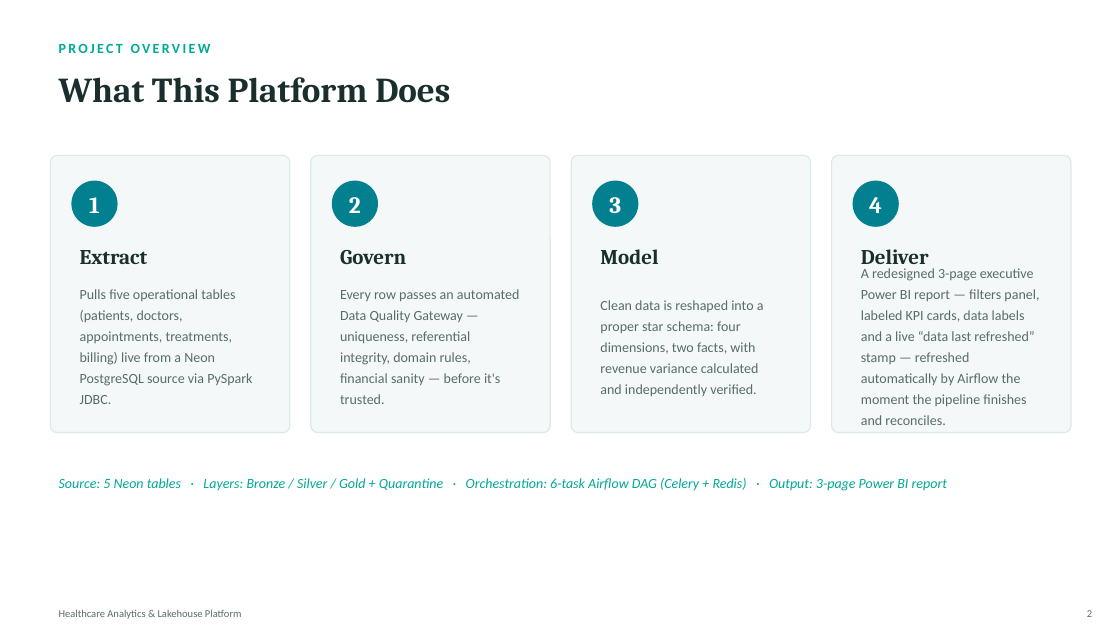
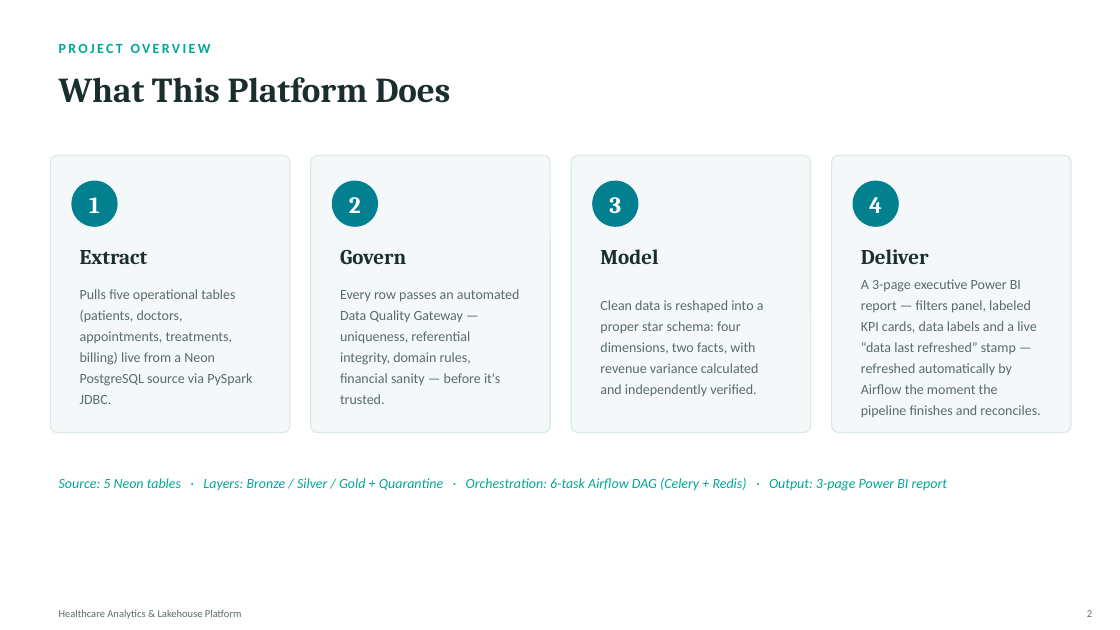
Before and after one commit to moabdoamer123-cmd/healthcare-analytics-lakehouse, a slide deck: slide 2 of Healthcare_Analytics_Lakehouse_Presentation.pptx. Drawn at 1120x630 pixels with LibreOffice and Linux fonts; fonts in the diff are those of the drawing. Boxes give left, top, right and bottom in pixels: in the first picture for what was removed or moved away, otherwise in the second. Text is boxed around its words. In the diff, an @@ line names an element or a change of style, - is before the commit and + after.

```diff
--- a/Healthcare_Analytics_Lakehouse_Presentation.pptx
+++ b/Healthcare_Analytics_Lakehouse_Presentation.pptx
@@ text at (861,279,1040,417): text changed @@
-A redesigned 3-page executive Power BI report — filters panel, labeled KPI cards, data labels and a live “data last refreshed” stamp — refreshed automatically by Airflow the moment the pipeline finishes and reconciles.
+A 3-page executive Power BI report — filters panel, labeled KPI cards, data labels and a live “data last refreshed” stamp — refreshed automatically by Airflow the moment the pipeline finishes and reconciles.
```
Also in this commit, not shown: 3 other slides changed.
